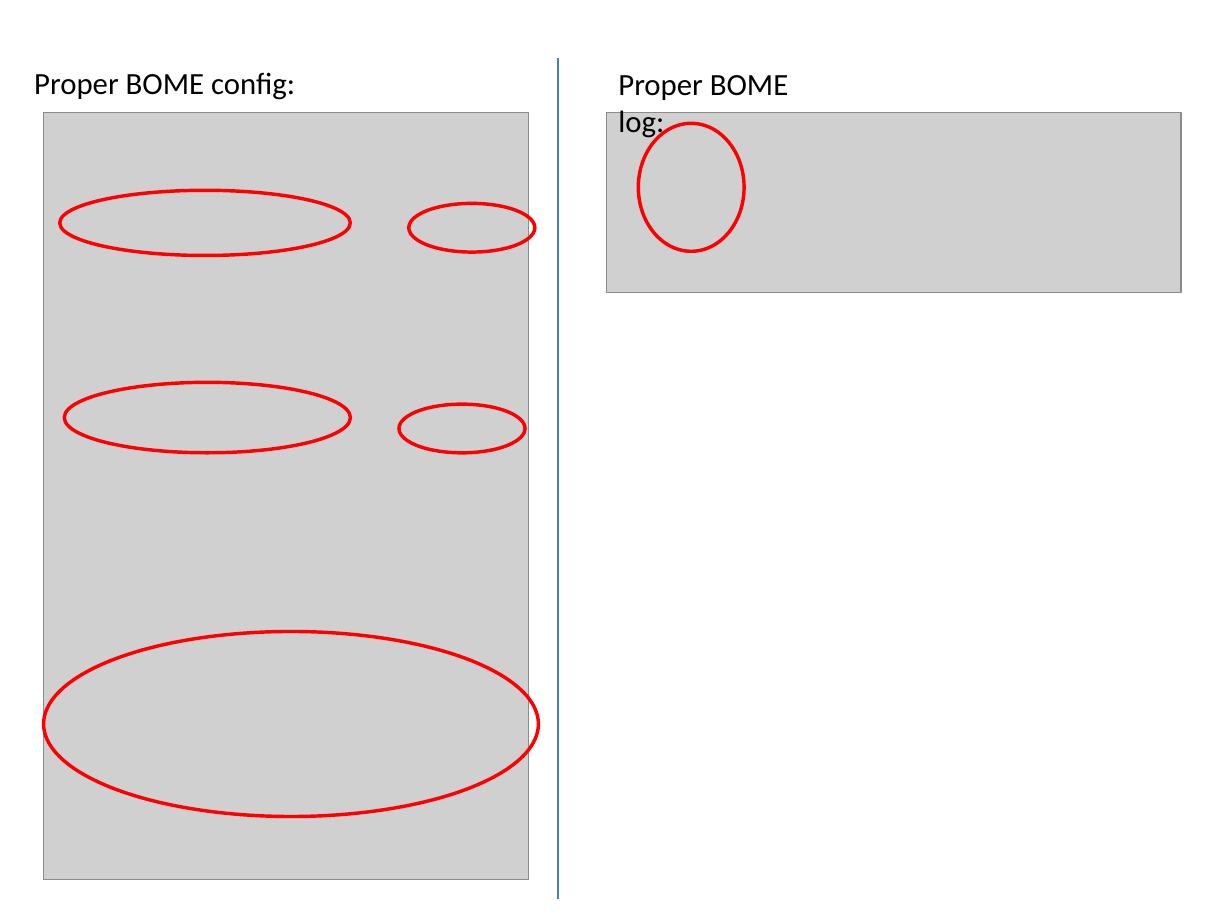
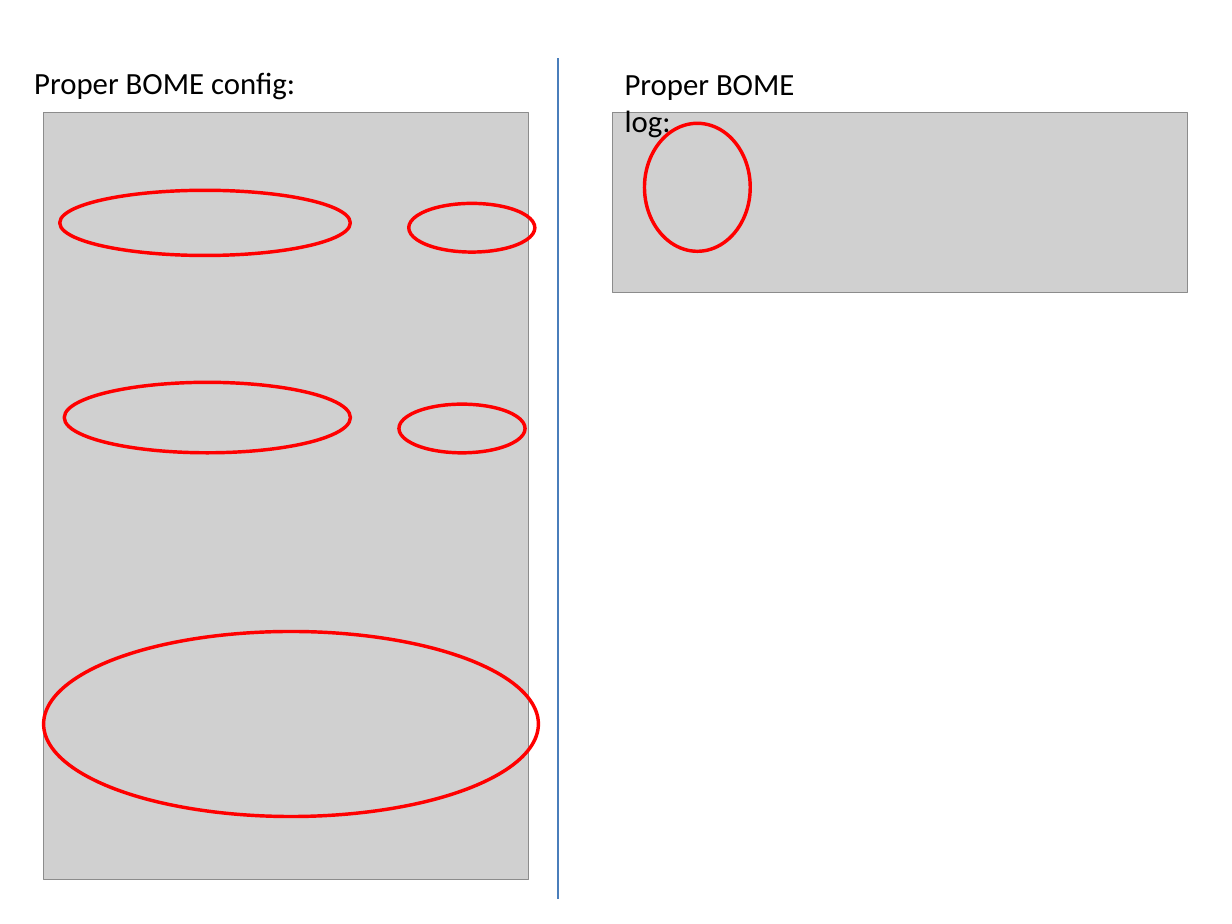
Before and after one commit to pestrela/music, a slide deck: slide 4 of traktor/mapping_xdj_xz/Support files/Source files/XDJ-XZ - Installation Instructions.pptx. Drawn at 1232x924 pixels with LibreOffice and Linux fonts; fonts in the diff are those of the drawing; grey boxes stand for pictures. Boxes give left, top, right and bottom in pixels: in the first picture for what was removed or moved away, otherwise in the second. Text is boxed around its words. In the diff, an @@ line names an element or a change of style, - is before the commit and + after.

```diff
--- a/traktor/mapping_xdj_xz/Support files/Source files/XDJ-XZ - Installation Instructions.pptx
+++ b/traktor/mapping_xdj_xz/Support files/Source files/XDJ-XZ - Installation Instructions.pptx
@@ 1 picture, 1 text, 1 ellipse: place and size @@
-1 picture, 1 text, 1 ellipse at bbox=[606, 75, 1181, 293]
+1 picture, 1 text, 1 ellipse at bbox=[612, 75, 1188, 293]
```
Also in this commit, not shown: 3 other files.
